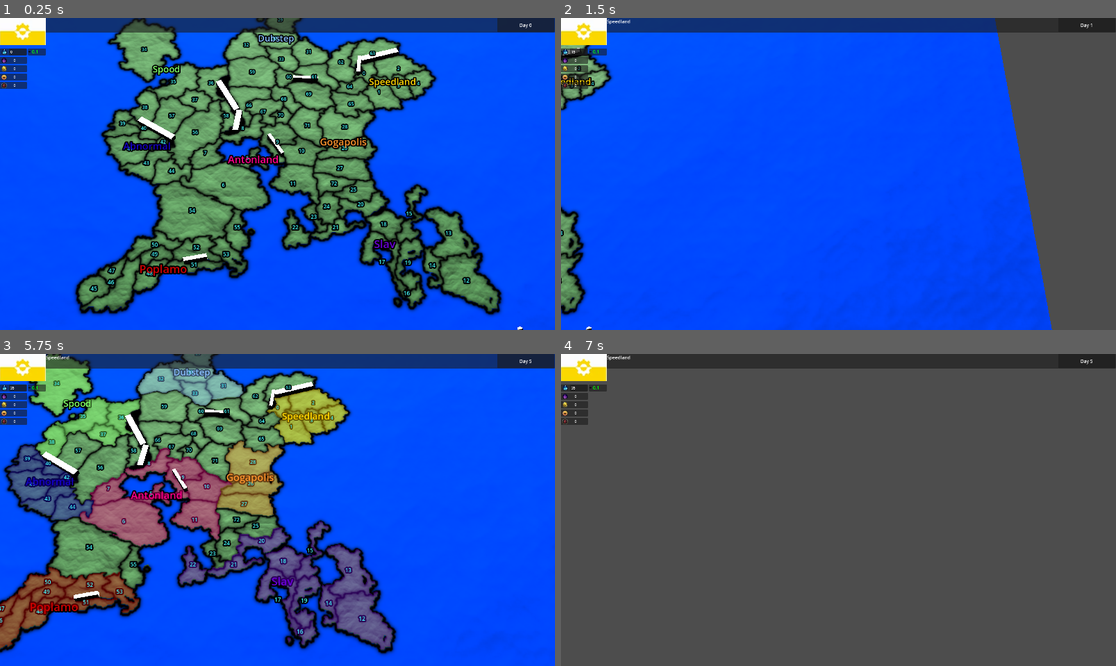
Above: before the commit, frames 1-4 (two rows, left to right).
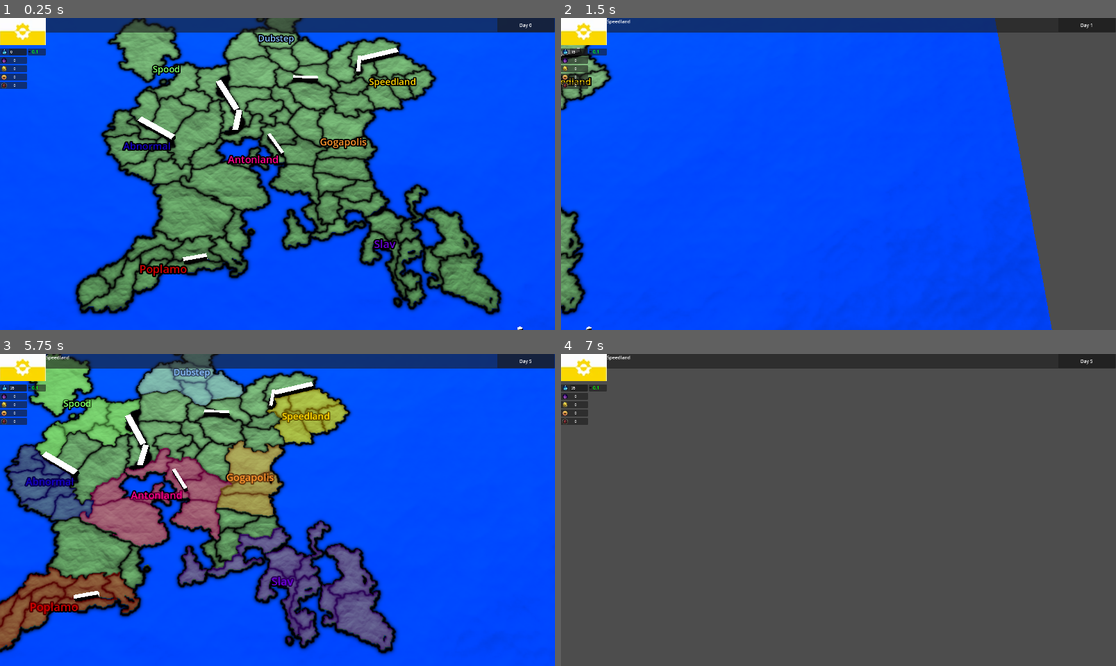
Above: after the commit, the same moments.

Repository: adrutkow/MapGame
Game: Godot game, scene res://node_3d.tscn
The game is run twice, just before and just after one commit, with the same random seed, the same clock (stepped at 60 frames per second) and the same inputs.
Inputs (mouse positions are in pixels of both pictures, inside the frame that each line leads up to):
- Up to frame 1 (0.25 s): no input
- Up to frame 2 (1.5 s): click (583, 30) at 0.5 s; tap Enter at 1.25 s; move the mouse to (960, 158) at 1.27 s; hold D (move_right) from 1.28 s (still down); tap Space (Space) at 1.35 s; click (960, 158) at 1.42 s
- Up to frame 3 (5.75 s): tap Space (Space) at 2, 3.5, 4.35, 5 s; move the mouse to (166, 525) at 2.02 s; release D (move_right) at 2.03 s; hold S (move_backward) 2.03-2.78 s; right-click (166, 525) at 2.1 s; tap Enter at 2.75, 4.25 s; move the mouse to (333, 441) at 2.77 s; hold D (move_right) 2.78-3.53 s; tap Mouse wheel down (scroll_down) at 2.85 s; move the mouse to (249, 572) at 3.52 s; hold W (move_forward) 3.53-4.28 s; tap Mouse wheel up (scroll_up) at 3.6 s; click (249, 572) at 3.67 s; move the mouse to (444, 556) at 4.27 s; hold A (move_left) from 4.28 s (still down); move the mouse to (111, 463) at 5.02 s; right-click (111, 463) at 5.1 s
- Up to frame 4 (7 s): move the mouse to (866, 510) at 5.77 s; release A (move_left) at 5.78 s; hold S (move_backward) 5.78-6.53 s; tap Mouse wheel down (scroll_down) at 5.85 s; click (866, 510) at 5.92 s; move the mouse to (755, 432) at 6.52 s; hold D (move_right) from 6.53 s (still down); tap Mouse wheel up (scroll_up) at 6.6 s

The runs differ from the first frame. In frame 1, 1.7% of the frame differs, in the area x 16-85%, y 0-90%; in frame 2, less than 0.1%; in frame 3, 1.6%; in frame 4, nothing differs.

Commit message:
Trying to draw a 3d line

Diff:
--- a/Resources/province_data_list.tres
+++ b/Resources/province_data_list.tres
@@ -10,7 +10,7 @@
 heatmap_color = Vector3i(255, 216, 0)
 ocean_access = false
 river_access = false
-adjacencies = Array[int]([])
+adjacencies = Array[int]([1, 2, 3, 64])
 metadata/_custom_type_script = "uid://bbkxm05urcupl"
 
 [sub_resource type="Resource" id="Resource_ev0bm"]
@@ -20,7 +20,7 @@
 heatmap_color = Vector3i(183, 153, 0)
 ocean_access = true
 river_access = false
-adjacencies = Array[int]([])
+adjacencies = Array[int]([65, 64, 0, 2, 3])
 metadata/_custom_type_script = "uid://bbkxm05urcupl"
 
 [sub_resource type="Resource" id="Resource_76bj8"]
@@ -30,7 +30,7 @@
 heatmap_color = Vector3i(206, 172, 0)
 ocean_access = true
 river_access = false
-adjacencies = Array[int]([])
+adjacencies = Array[int]([0, 1, 3, 4])
 metadata/_custom_type_script = "uid://bbkxm05urcupl"
 
 [sub_resource type="Resource" id="Resource_8wpxf"]
@@ -40,7 +40,7 @@
 heatmap_color = Vector3i(255, 217, 30)
 ocean_access = true
 river_access = false
-adjacencies = Array[int]([])
+adjacencies = Array[int]([1, 2, 4])
 metadata/_custom_type_script = "uid://bbkxm05urcupl"
 
 [sub_resource type="Resource" id="Resource_rdxpw"]
@@ -50,7 +50,7 @@
 heatmap_color = Vector3i(255, 227, 89)
 ocean_access = true
 river_access = false
-adjacencies = Array[int]([])
+adjacencies = Array[int]([2, 3])
 metadata/_custom_type_script = "uid://bbkxm05urcupl"
 
 [sub_resource type="Resource" id="Resource_sy08r"]
@@ -60,7 +60,7 @@
 heatmap_color = Vector3i(249, 249, 249)
 ocean_access = true
 river_access = false
-adjacencies = Array[int]([])
+adjacencies = Array[int]([6])
 metadata/_custom_type_script = "uid://bbkxm05urcupl"
 
 [sub_resource type="Resource" id="Resource_2xyxl"]
@@ -70,17 +70,17 @@
 heatmap_color = Vector3i(0, 239, 239)
 ocean_access = true
 river_access = false
-adjacencies = Array[int]([])
+adjacencies = Array[int]([5, 7, 44, 54, 55])
 metadata/_custom_type_script = "uid://bbkxm05urcupl"
 
 [sub_resource type="Resource" id="Resource_j1j1i"]
 script = ExtResource("1_5xjdf")
-name = "Nigoria"
+name = "Nikoria"
 id = 7
 heatmap_color = Vector3i(0, 206, 206)
 ocean_access = true
 river_access = false
-adjacencies = Array[int]([])
+adjacencies = Array[int]([8, 56, 44, 6])
 metadata/_custom_type_script = "uid://bbkxm05urcupl"
 
 [sub_resource type="Resource" id="Resource_oipi1"]
@@ -90,7 +90,7 @@
 heatmap_color = Vector3i(0, 165, 41)
 ocean_access = true
 river_access = false
-adjacencies = Array[int]([])
+adjacencies = Array[int]([66, 67, 9, 7, 56, 58])
 metadata/_custom_type_script = "uid://bbkxm05urcupl"
 
 [sub_resource type="Resource" id="Resource_1sayy"]
--- a/map.gd
+++ b/map.gd
@@ -8,6 +8,10 @@
 var heatmap_size: Vector2;
 var selected_province_id: int = -1;
 
+var mesh: ImmediateMesh;
+var mat: ORMMaterial3D;
+
+
 func _enter_tree() -> void:
 	Map.map_instance = self;
 	heatmap_image = heatmap.get_image();
@@ -15,8 +19,14 @@
 	heatmap_size = heatmap.get_size();
 
 func _ready() -> void:
+	mesh = ImmediateMesh.new();
+	mat = ORMMaterial3D.new();
 	generate_mapview_nation_names();
-	generate_mapview_province_ids();
+	#generate_mapview_province_ids();
+	generate_mapview_connections();
+
+func _process(delta: float) -> void:
+	generate_mapview_connections();
 
 func get_heatmap_image() -> Image:
 	return (heatmap_image);
@@ -188,6 +198,28 @@
 		temp.text = str(i);
 		$MapViews/ProvinceIDs.add_child(temp);
 
+func generate_mapview_connections():
+
+	mesh.clear_surfaces();
+	mat.shading_mode = BaseMaterial3D.SHADING_MODE_UNSHADED;
+	mat.albedo_color = Color.RED
+
+	mesh.surface_begin(Mesh.PRIMITIVE_LINES);
+
+
+	mesh.surface_set_normal(Vector3.UP);
+	mesh.surface_set_color(Color.RED)
+
+
+	mesh.surface_add_vertex(Vector3.ZERO);
+	mesh.surface_add_vertex(Vector3(1, 1, 1));
+	mesh.surface_add_vertex(Vector3(2, 1.5, 2));
+	mesh.surface_add_vertex(Vector3(200, 30, 2));
+
+	mesh.surface_end();
+
+
+
 static func is_vector3_color(v: Vector3i, c: Color) -> bool:
 	return ((v.x == c.r8) and (v.y == c.g8) and (v.z == c.b8));
 
--- a/node_3d.tscn
+++ b/node_3d.tscn
@@ -110,6 +110,7 @@
 [sub_resource type="CapsuleMesh" id="CapsuleMesh_lggff"]
 
 [node name="Node3D" type="Node3D"]
+transform = Transform3D(1, 0, 0, 0, 1, 0, 0, 0, 1, 0.0126448, 0, 0.000128269)
 
 [node name="GameInstance" type="Node3D" parent="."]
 transform = Transform3D(1, 0, 0, 0, 1, 0, 0, 0, 1, 0.0110288, -0.00527596, 0.00991535)
